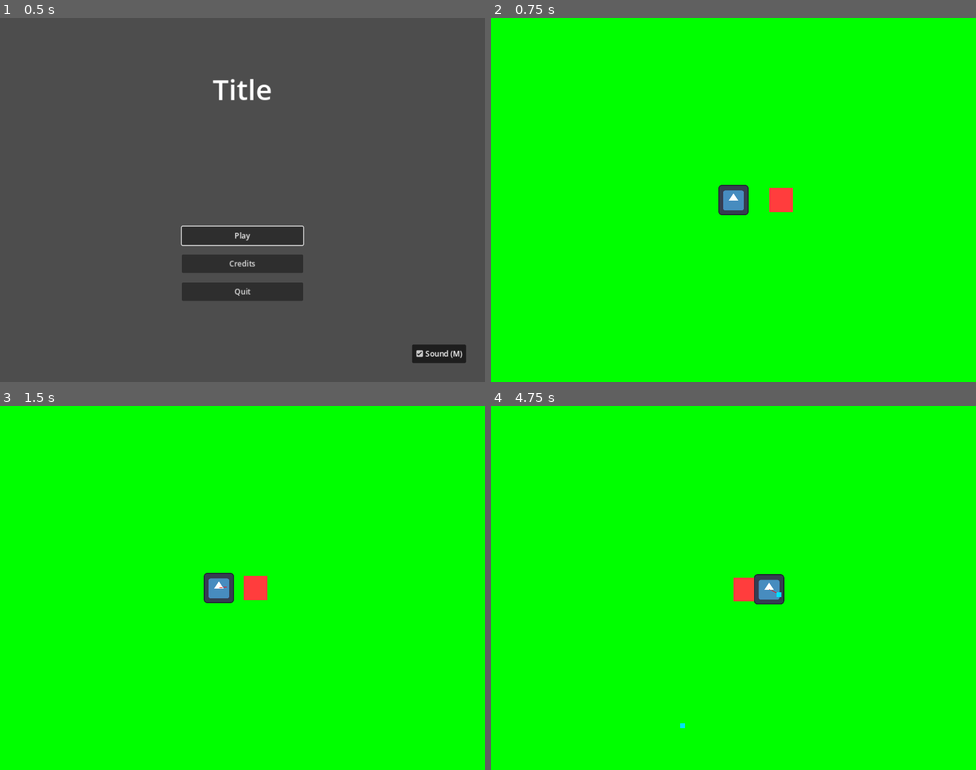
Above: before the commit, frames 1-4 (two rows, left to right).
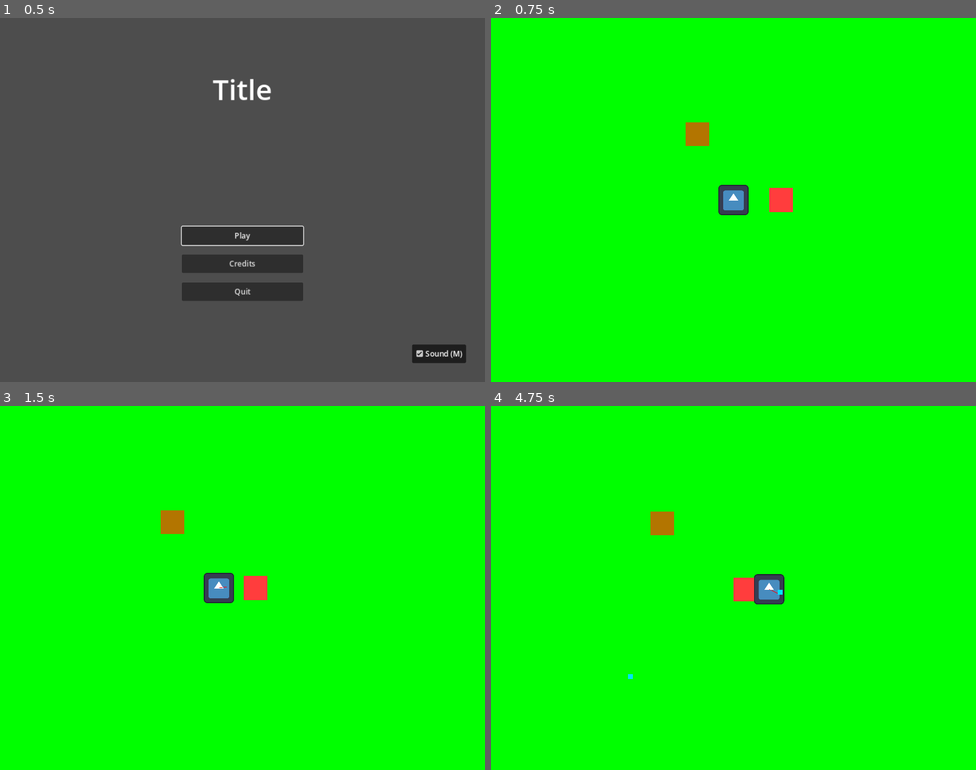
Above: after the commit, the same moments.

Repository: Zereijin/GGJ2023
Game: Godot game, scene res://main_menu/main_menu.tscn
Same seed, same stepped clock (60 frames per second), same inputs: the game is played once before the commit and once after it. The engine's default icon, where the game draws it, is replaced by a stand-in: a white triangle on a blue panel in a dark square.
Inputs (mouse positions are in pixels of both pictures, inside the frame that each line leads up to):
- Up to frame 1 (0.5 s): no input
- Up to frame 2 (0.75 s): click "Play" at 0.5 s
- Up to frame 3 (1.5 s): tap Enter at 1.25 s; move the mouse to (349, 569) at 1.27 s; hold D (right) from 1.28 s (still down)
- Up to frame 4 (4.75 s): move the mouse to (636, 606) at 2.02 s; release D (right) at 2.03 s; hold S (down) 2.03-2.78 s; move the mouse to (782, 507) at 2.77 s; hold D (right) 2.78-3.53 s; move the mouse to (709, 660) at 3.52 s; hold W (up) 3.53-4.28 s; move the mouse to (879, 642) at 4.27 s; hold A (left) from 4.28 s (still down)

Frame 1 is identical in both runs. In frame 2, 0.3% of the frame differs, in the area x 40-45%, y 28-36%; in frame 3, 0.3%; in frame 4, 0.4%, in the area x 28-61%, y 29-89%.

Commit message:
Add potato

Diff:
--- /dev/null
+++ b/game/enemy/enemy.gd
@@ -0,0 +1,5 @@
+class_name Enemy
+extends Node
+
+func _on_dead() -> void:
+	get_parent().queue_free()
--- /dev/null
+++ b/game/enemy/enemy.tscn
@@ -0,0 +1,20 @@
+[gd_scene load_steps=3 format=3 uid="uid://liqctyvacpda"]
+
+[ext_resource type="Script" path="res://game/enemy/enemy.gd" id="1_oaf8f"]
+[ext_resource type="PackedScene" uid="uid://b40ra17s41m0v" path="res://game/damageable.tscn" id="1_yrs8i"]
+
+[node name="enemy" type="RigidBody2D"]
+collision_layer = 2
+collision_mask = 27
+lock_rotation = true
+
+[node name="Sprite" type="Sprite2D" parent="."]
+
+[node name="CollisionShape" type="CollisionShape2D" parent="."]
+
+[node name="damageable" parent="." instance=ExtResource("1_yrs8i")]
+
+[node name="script" type="Node" parent="."]
+script = ExtResource("1_oaf8f")
+
+[connection signal="dead" from="damageable" to="script" method="_on_dead"]
--- /dev/null
+++ b/game/enemy/potato/potato.tscn
@@ -0,0 +1,27 @@
+[gd_scene load_steps=5 format=3 uid="uid://ba7ivojxn0clg"]
+
+[ext_resource type="PackedScene" uid="uid://liqctyvacpda" path="res://game/enemy/enemy.tscn" id="1_84ehe"]
+
+[sub_resource type="Gradient" id="Gradient_ylvr8"]
+interpolation_mode = 1
+offsets = PackedFloat32Array(0)
+colors = PackedColorArray(0.701961, 0.458824, 0, 1)
+
+[sub_resource type="GradientTexture1D" id="GradientTexture1D_0k2hm"]
+gradient = SubResource("Gradient_ylvr8")
+width = 1
+
+[sub_resource type="CircleShape2D" id="CircleShape2D_dgoet"]
+radius = 25.0
+
+[node name="enemy" instance=ExtResource("1_84ehe")]
+
+[node name="Sprite" parent="." index="0"]
+scale = Vector2(50, 50)
+texture = SubResource("GradientTexture1D_0k2hm")
+
+[node name="CollisionShape" parent="." index="1"]
+shape = SubResource("CircleShape2D_dgoet")
+
+[node name="damageable" parent="." index="2"]
+max_health = 1
--- a/game/game.tscn
+++ b/game/game.tscn
@@ -1,10 +1,11 @@
-[gd_scene load_steps=18 format=3 uid="uid://cxstjq63yeytk"]
+[gd_scene load_steps=19 format=3 uid="uid://cxstjq63yeytk"]
 
 [ext_resource type="Script" path="res://game/player/player.gd" id="1_f0o2r"]
 [ext_resource type="Texture2D" uid="uid://b836w3h88y88o" path="res://icon.svg" id="1_uw8f1"]
 [ext_resource type="Script" path="res://game/camera.gd" id="3_1xqbk"]
 [ext_resource type="Script" path="res://game/player/gun.gd" id="4_w3ckc"]
 [ext_resource type="PackedScene" uid="uid://bepqps3b2gmbp" path="res://game/player/projectile.tscn" id="5_c87sn"]
+[ext_resource type="PackedScene" uid="uid://ba7ivojxn0clg" path="res://game/enemy/potato/potato.tscn" id="6_f1ll7"]
 
 [sub_resource type="Gradient" id="Gradient_3834j"]
 interpolation_mode = 1
@@ -116,10 +117,15 @@
 offset = Vector2(10, 0)
 script = ExtResource("4_w3ckc")
 projectile = ExtResource("5_c87sn")
+accuracy = 9
 
 [node name="Timer" type="Timer" parent="Garden/Objects/Player/Gun"]
 process_callback = 0
 wait_time = 2.0
 autostart = true
 
+[node name="Test Potato" parent="Garden/Objects" instance=ExtResource("6_f1ll7")]
+position = Vector2(-76, -139)
+lock_rotation = false
+
 [connection signal="timeout" from="Garden/Objects/Player/Gun/Timer" to="Garden/Objects/Player/Gun" method="_fire"]
